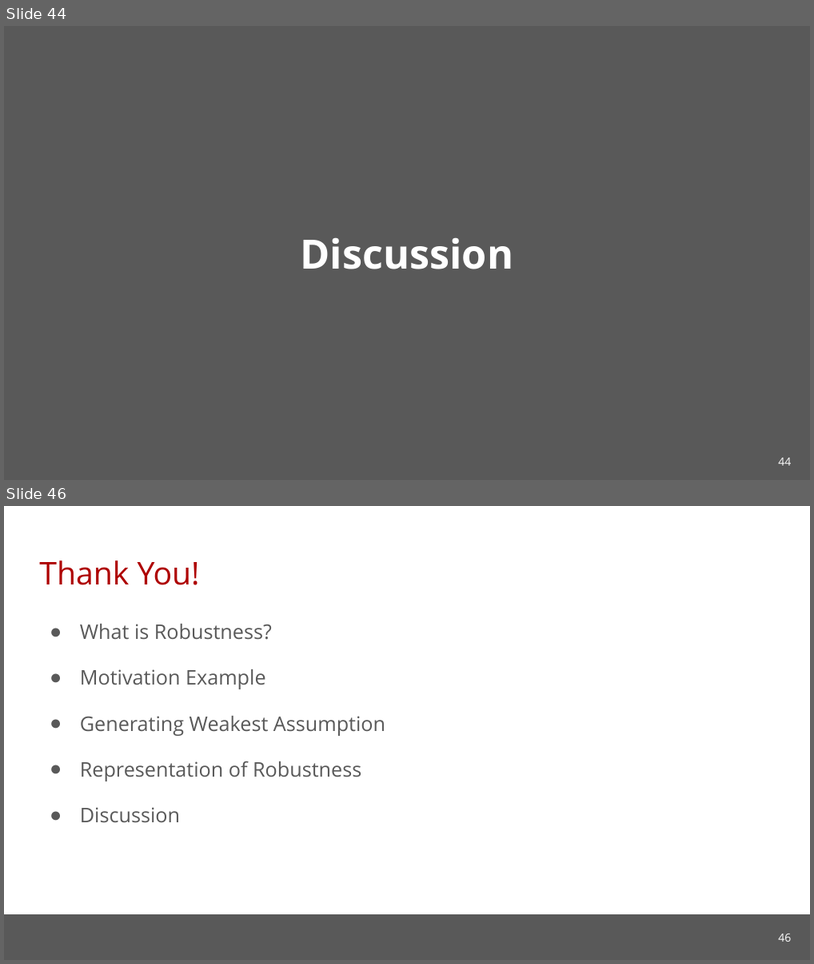
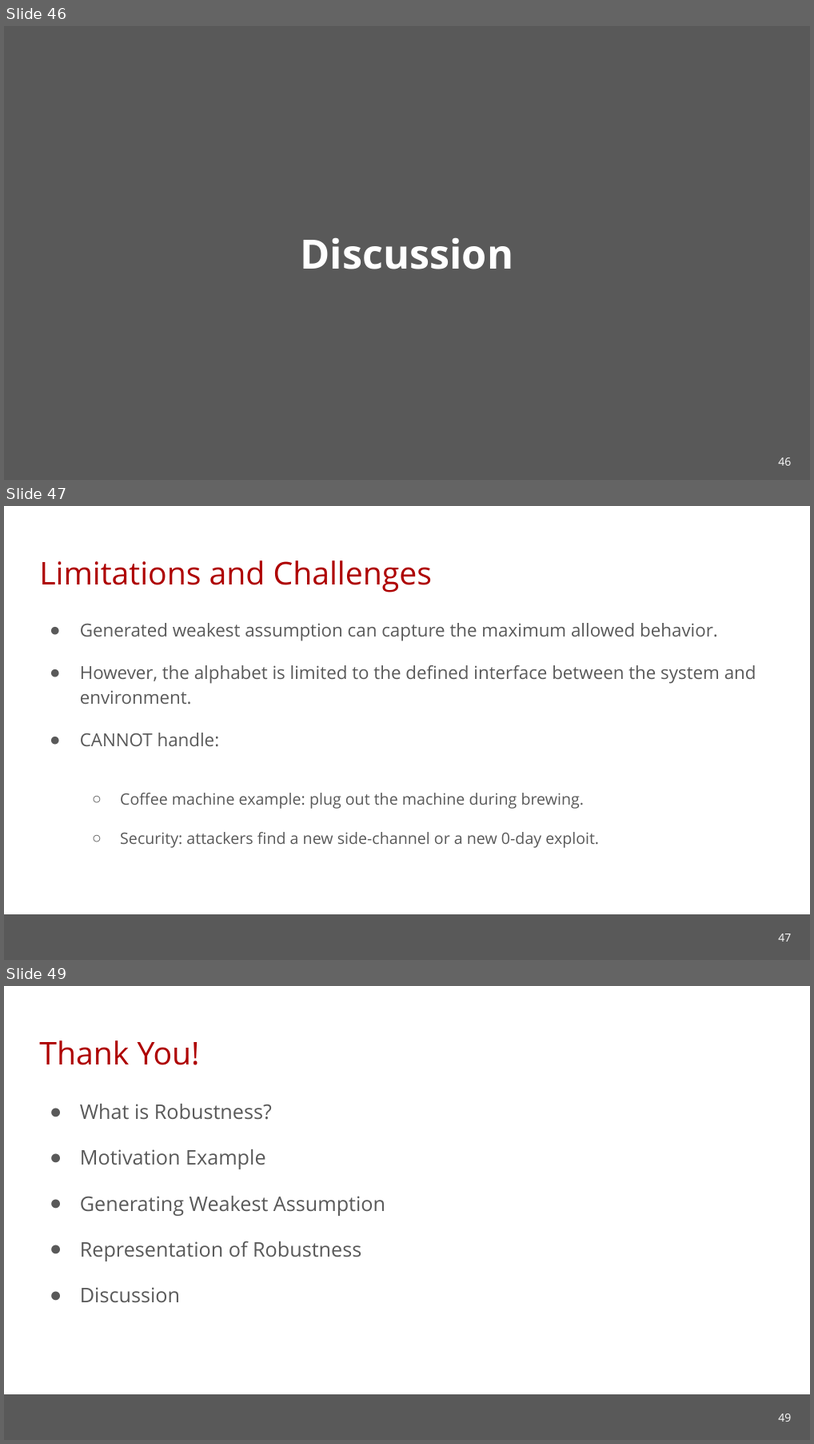
Before and after one commit to cmu-soda/Robustness, a slide deck: Robustness-SSSG.pptx. Shown one above the other, each under a label of ours: slides 44 and 46 before the commit, slides 46, 47 and 49 after it; the slides between them are not shown. The pictures are 814x964 and 814x1444 pixels, drawn with LibreOffice and Linux fonts; fonts in the diff are those of the drawing; background and template pictures are left out. Boxes give left, top, right and bottom in pixels: in the first picture for what was removed or moved away, otherwise in the second. Text is boxed around its words. In the diff, an @@ line names an element or a change of style, - is before the commit and + after.

```diff
--- a/Robustness-SSSG.pptx
+++ b/Robustness-SSSG.pptx
@@ slide 47 added at [4, 506, 810, 960], background #FFFFFF; not listed: 1 template element that a slide beside it also shows @@
@@ title added at [39, 560, 432, 592], 28 pt, text #AE0000 @@
+Limitations and Challenges
@@ text added at [80, 623, 757, 848], 16 pt, text #595959 @@
+● Generated weakest assumption can capture the maximum allowed behavior.
+● However, the alphabet is limited to the defined interface between the system and environment.
+● CANNOT handle:
+  ○ Coffee machine example: plug out the machine during brewing.
+  ○ Security: attackers find a new side-channel or a new 0-day exploit.
@@ page number added at [778, 933, 791, 941], 10 pt, text #FFFFFF @@
+47
@@ what was slide 44 is now slide 46 @@
@@ page number at [778, 457, 791, 465]: text changed @@
-44
+46
@@ what was slide 46 is now slide 49 @@
@@ page number at [778, 1413, 791, 1421]: text changed @@
-46
+49
```
Also in this commit, not shown: 9 slides changed, 3 other slides added, 1 slide removed.
